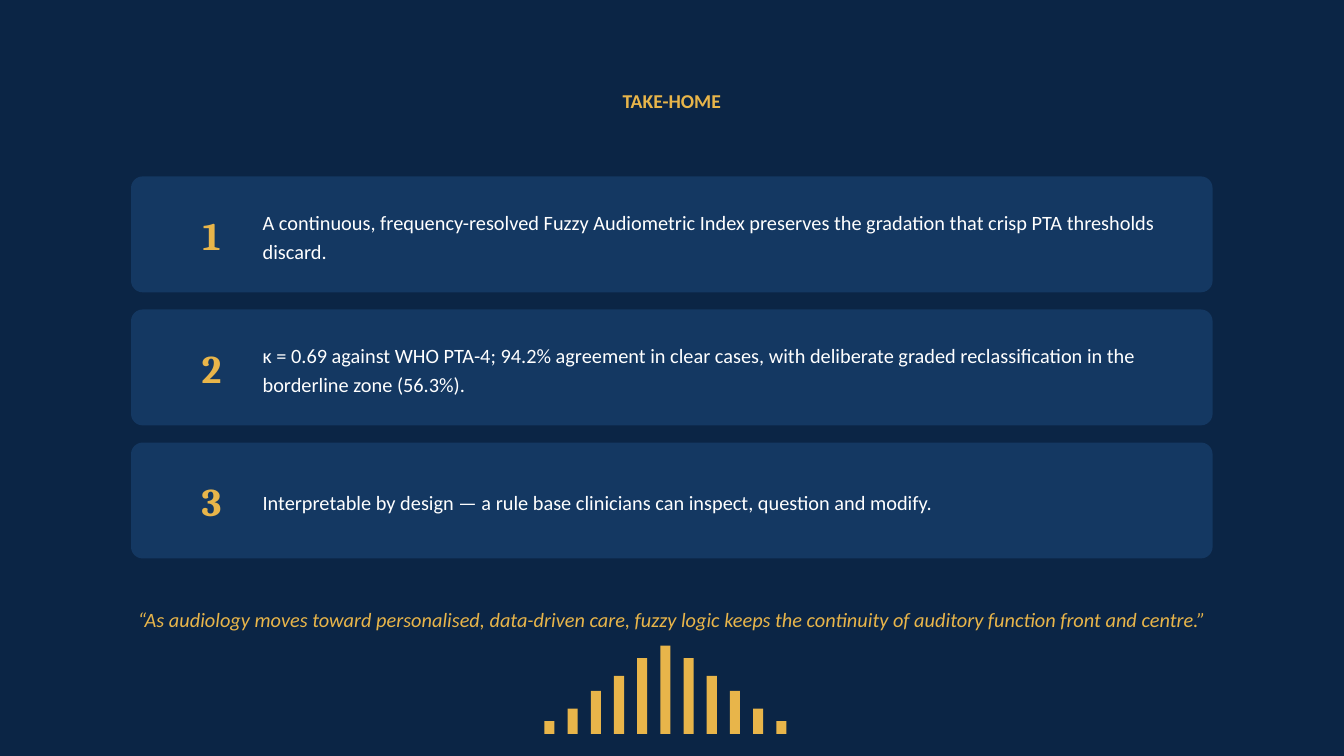
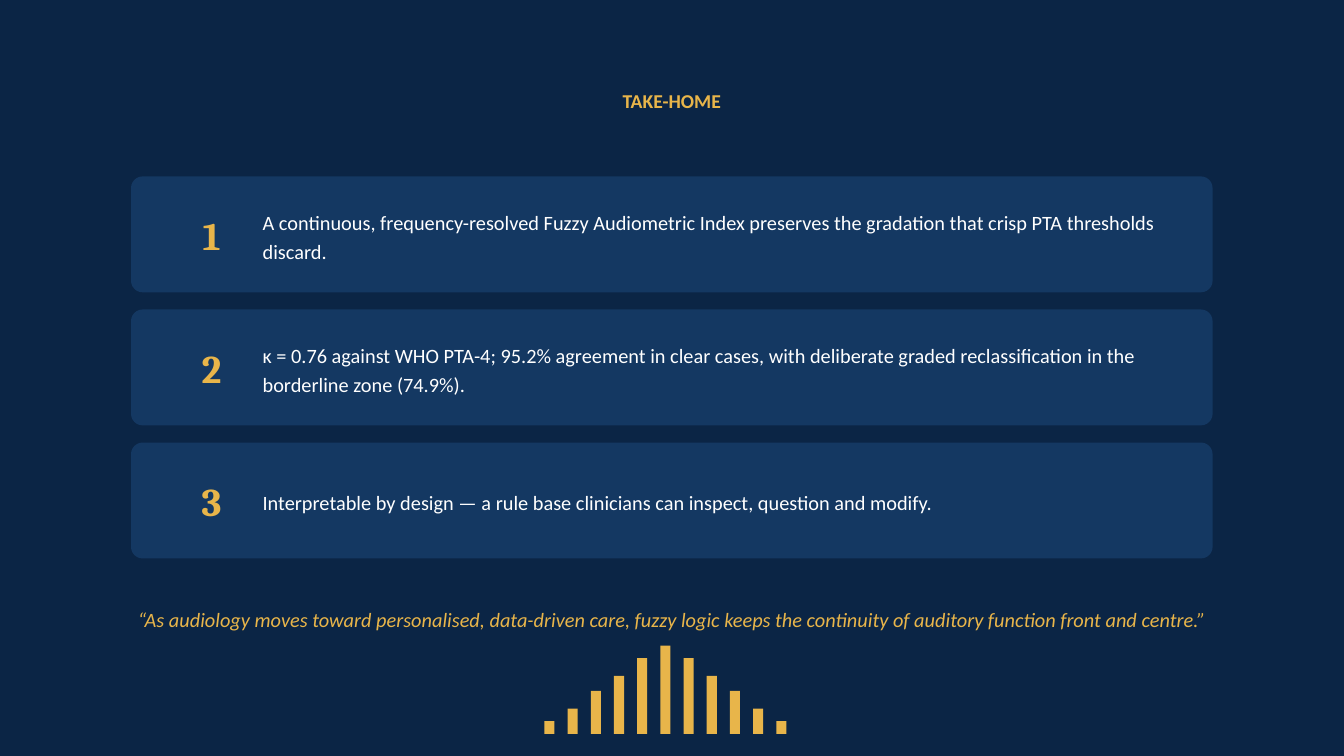
Before and after one commit to ameye/fuzzy-audiogram, a slide deck: slide 14 of arabcic2026/arabcic2026_fuzzy_audiogram.pptx. Drawn at 1344x756 pixels with LibreOffice and Linux fonts; fonts in the diff are those of the drawing. Boxes give left, top, right and bottom in pixels: in the first picture for what was removed or moved away, otherwise in the second. Text is boxed around its words. In the diff, an @@ line names an element or a change of style, - is before the commit and + after.

Commit message:
Fold re-optimised-MF pipeline results into the submission package
Primary metrics now the optimised-MF run on the combined 20-69y cohort:
kappa 0.76, overall 91.4%, clear 95.2%, borderline 74.9%, MAE 6.0 dB,
rho 0.61, Bland-Altman bias -0.9 (LoA -16.1..+14.3, n=3,914).

- MFs re-optimised on combined training set (params_combined.json); docs
  disclose deployed webapp still ships the 2017-2020 fit
- Boundary table, case studies A-D, and all figures regenerated with new MFs
- Removed stale Discussion claim 'fuzzy outperformed XGBoost 91% vs 79%'
- Deck: fixed stale ML rows (0.85/79.1%), heuristic boundary table, and
  '5,147 participants' chips -> 10,889 / 3 cycles
- Report Data Source + MF optimisation sections rewritten for combined cohort
- All PDFs text-verified clean

```diff
--- a/arabcic2026/arabcic2026_fuzzy_audiogram.pptx
+++ b/arabcic2026/arabcic2026_fuzzy_audiogram.pptx
@@ text at [263,349,1135,395]: text changed @@
-κ = 0.69 against WHO PTA-4; 94.2% agreement in clear cases, with deliberate graded reclassification in the borderline zone (56.3%).
+κ = 0.76 against WHO PTA-4; 95.2% agreement in clear cases, with deliberate graded reclassification in the borderline zone (74.9%).
```
Also in this commit, not shown: 7 other slides changed, 33 other files.
